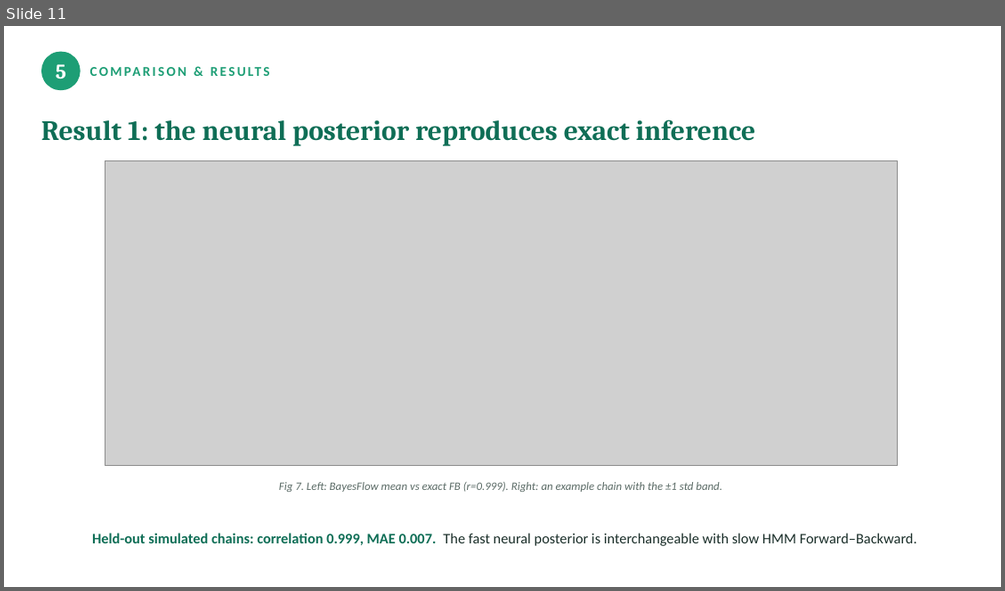
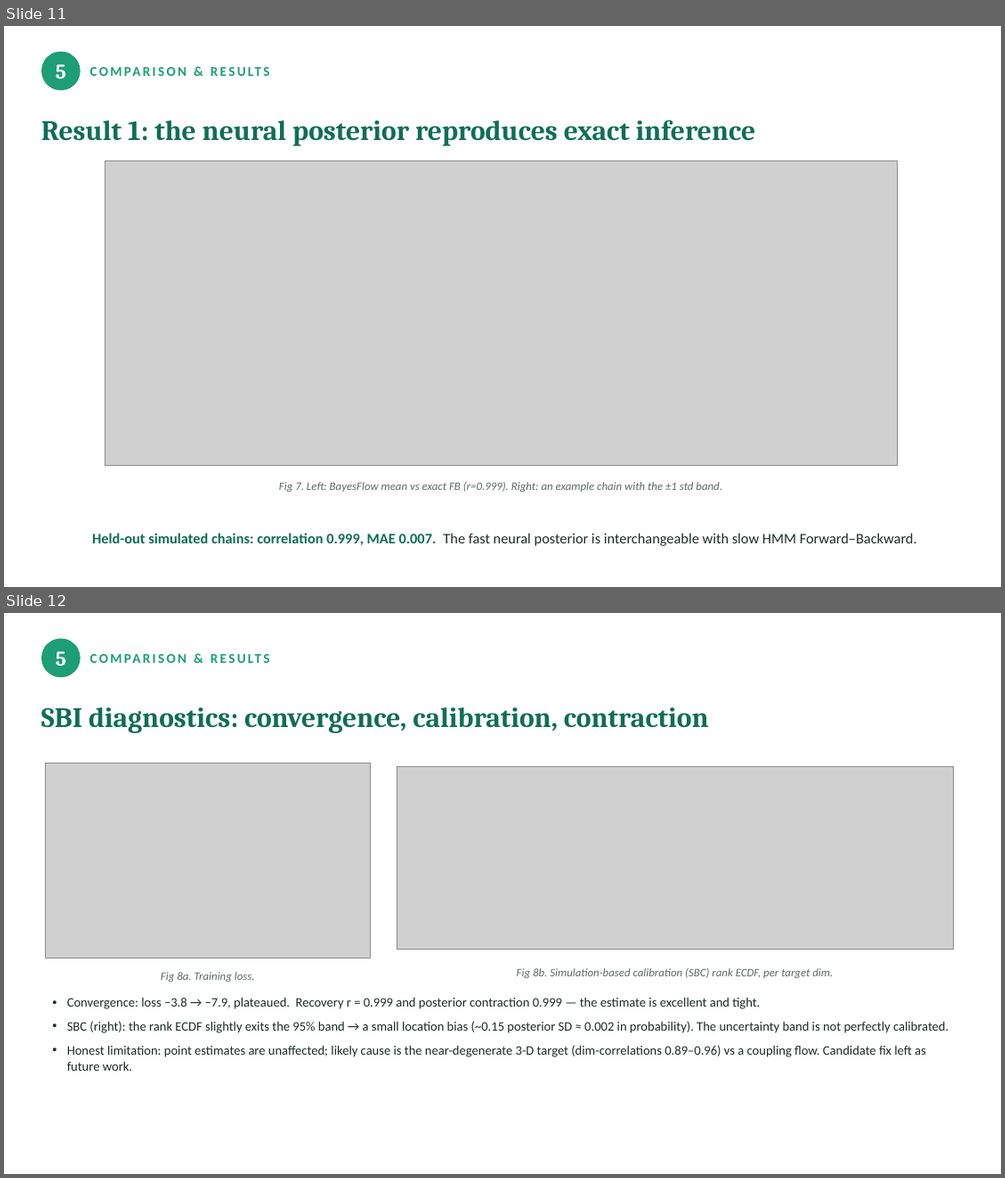
Before and after one commit to Munish0303/SBI---Protein-Based-Inference, a slide deck: SBI_presentation.pptx. Shown one above the other, each under a label of ours: slide 11 before the commit, slides 11 and 12 after it. The pictures are 1005x591 and 1005x1178 pixels, drawn with LibreOffice and Linux fonts; fonts in the diff are those of the drawing; grey boxes stand for pictures. Boxes give left, top, right and bottom in pixels: in the first picture for what was removed or moved away, otherwise in the second. Text is boxed around its words. In the diff, an @@ line names an element or a change of style, - is before the commit and + after.

Commit message:
SBC & Diagnostics

```diff
--- a/SBI_presentation.pptx
+++ b/SBI_presentation.pptx
@@ slide 12 added at <box>4,613,1001,1174</box>, background #FFFFFF @@
@@ ellipse added at <box>41,639,81,677</box>, fill #1D9E75 @@
@@ text added at <box>56,651,66,666</box>, 20 pt, text #FFFFFF, bold @@
+5
@@ text added at <box>90,640,763,676</box>, 13 pt, text #1D9E75, bold @@
+COMPARISON & RESULTS
@@ text added at <box>41,707,709,733</box>, 27 pt, text #0F6E56, bold @@
+SBI diagnostics: convergence, calibration, contraction
@@ picture added at <box>45,763,371,957</box> @@
@@ picture added at <box>396,766,954,949</box> @@
@@ text added at <box>161,972,255,981</box>, 11 pt, text #5B6B66, italic @@
+Fig 8a. Training loss.
@@ text added at <box>517,968,833,978</box>, 11 pt, text #5B6B66, italic @@
+Fig 8b. Simulation-based calibration (SBC) rank ECDF, per target dim.
@@ text added at <box>67,997,948,1070</box>, 12.5 pt, text #1A2E29 @@
+• Convergence: loss −3.8 → −7.9, plateaued. Recovery r = 0.999 and posterior contraction 0.999 — the estimate is excellent and tight.
+• SBC (right): the rank ECDF slightly exits the 95% band → a small location bias (~0.15 posterior SD ≈ 0.002 in probability). The uncertainty band is not perfectly calibrated.
+• Honest limitation: point estimates are unaffected; likely cause is the near-degenerate 3-D target (dim-correlations 0.89–0.96) vs a coupling flow. Candidate fix left as future work.
```
Also in this commit, not shown: 4 slides changed, 1 slide removed, 21 other files.
